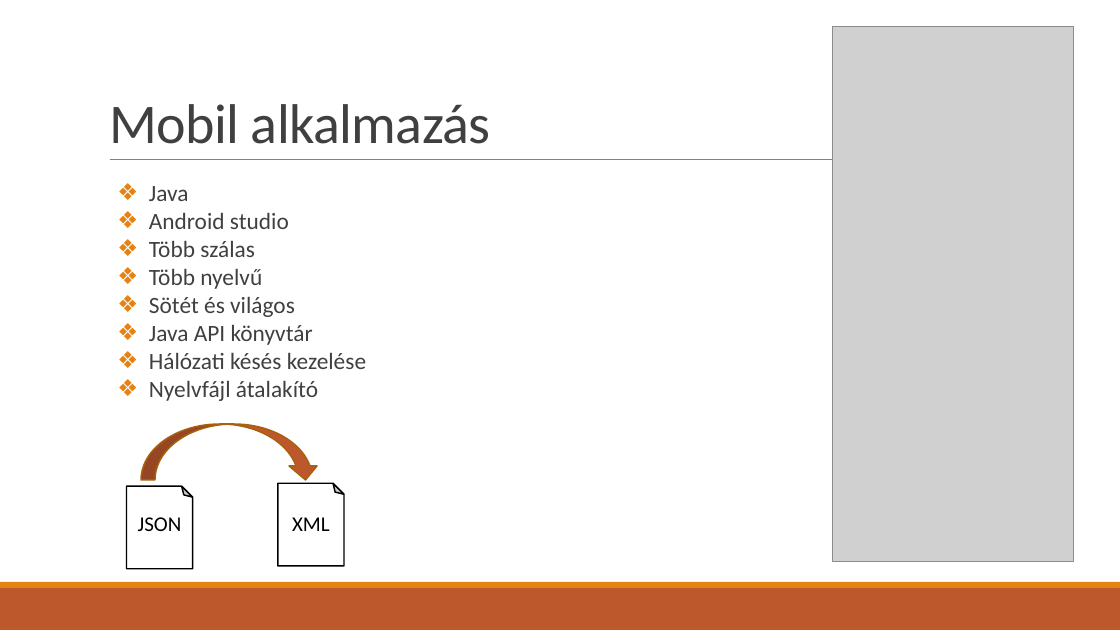
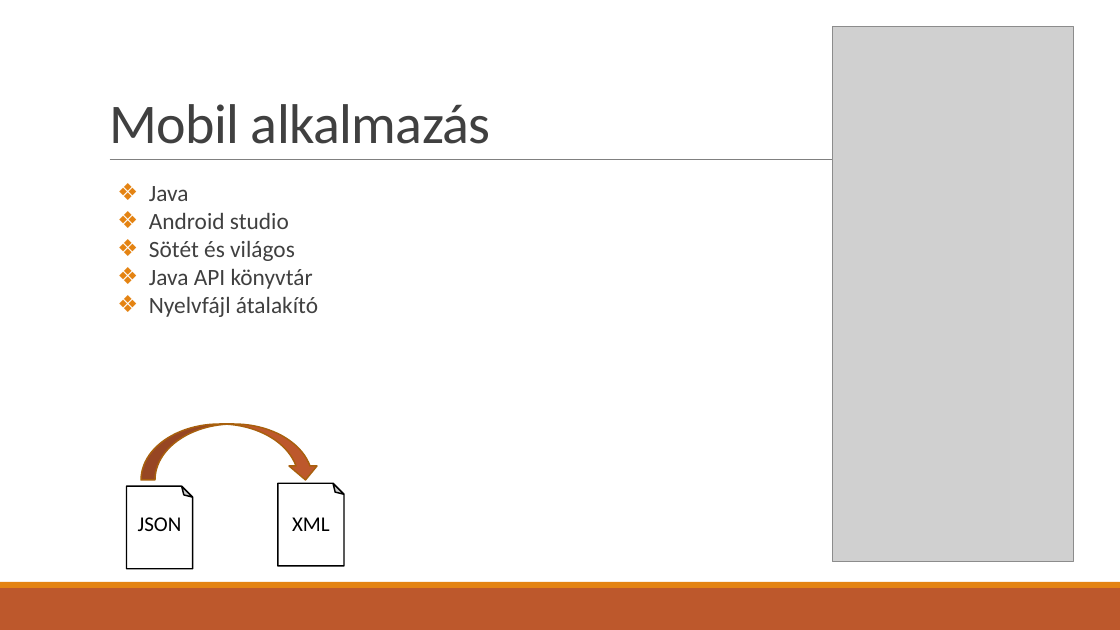
Before and after one commit to KissKolos/Easy-Inventory, a slide deck: slide 14 of bemutató.pptx (slide 15 before the commit). Drawn at 1120x630 pixels with LibreOffice and Linux fonts; fonts in the diff are those of the drawing; grey boxes stand for pictures. Boxes give left, top, right and bottom in pixels: in the first picture for what was removed or moved away, otherwise in the second. Text is boxed around its words. In the diff, an @@ line names an element or a change of style, - is before the commit and + after.

```diff
--- a/bemutató.pptx
+++ b/bemutató.pptx
@@ text at (x1=149, y1=241, x2=262, y2=289): paragraphs removed @@
-❖ Több szálas
-❖ Több nyelvű
@@ text at (x1=149, y1=353, x2=366, y2=369): paragraph removed @@
-❖ Hálózati késés kezelése
```
Also in this commit, not shown: 12 other slides changed, 4 slides added, 5 slides removed, 2 other files.
